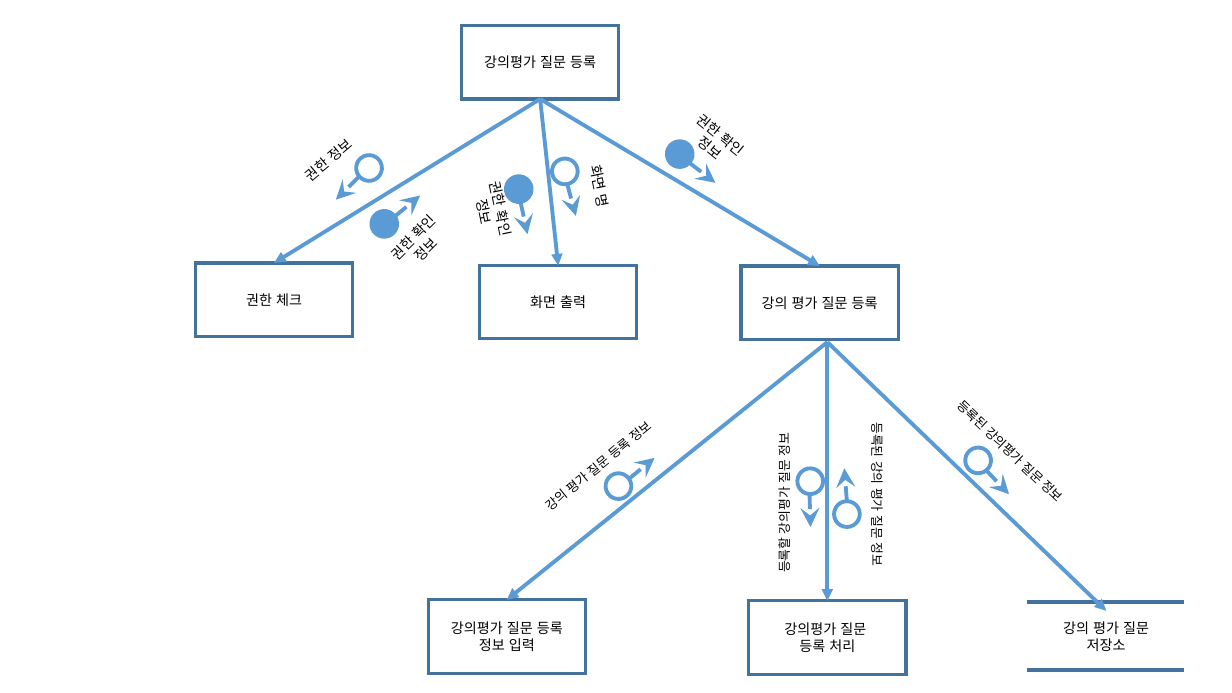
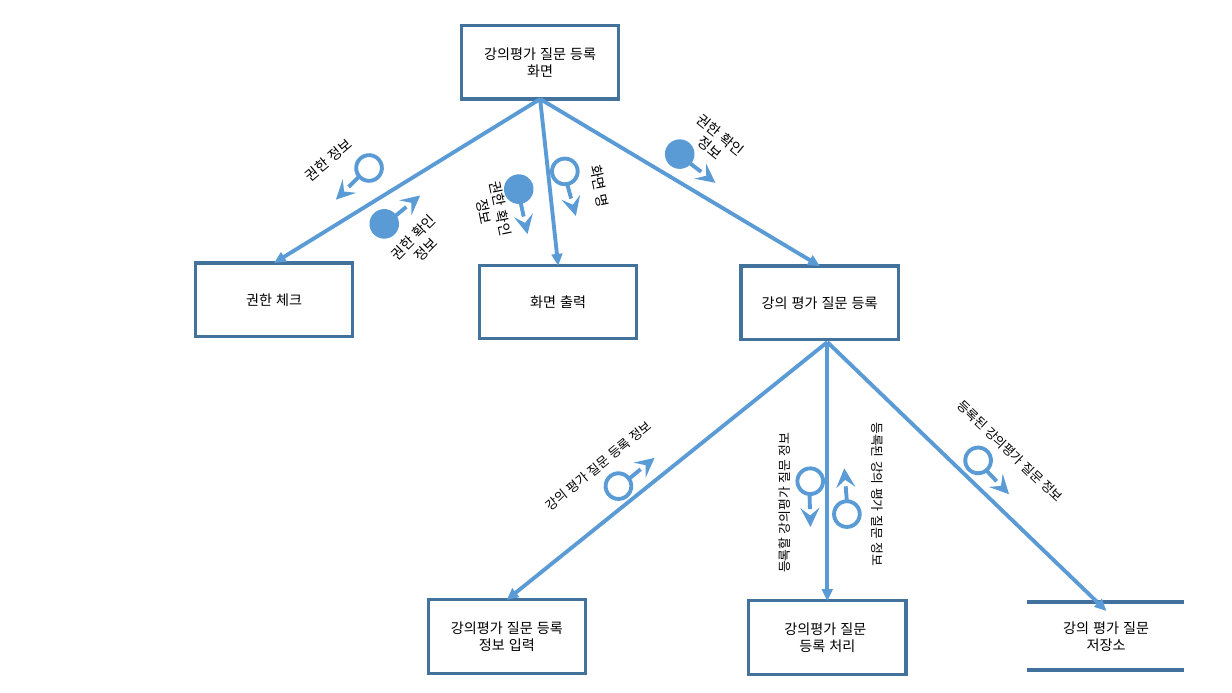
Before and after one commit to se04/se04, a slide deck: slide 1 of SDD 관련 자료/작업 결과물/대화 모형도/강의평가질문등록.pptx. Drawn at 1232x693 pixels with LibreOffice and Linux fonts; fonts in the diff are those of the drawing. Boxes give left, top, right and bottom in pixels: in the first picture for what was removed or moved away, otherwise in the second. Text is boxed around its words. In the diff, an @@ line names an element or a change of style, - is before the commit and + after.

```diff
--- a/SDD 관련 자료/작업 결과물/대화 모형도/강의평가질문등록.pptx
+++ b/SDD 관련 자료/작업 결과물/대화 모형도/강의평가질문등록.pptx
@@ text in rectangle at bbox=[527, 64, 553, 77]: paragraph added @@
+화면
```
